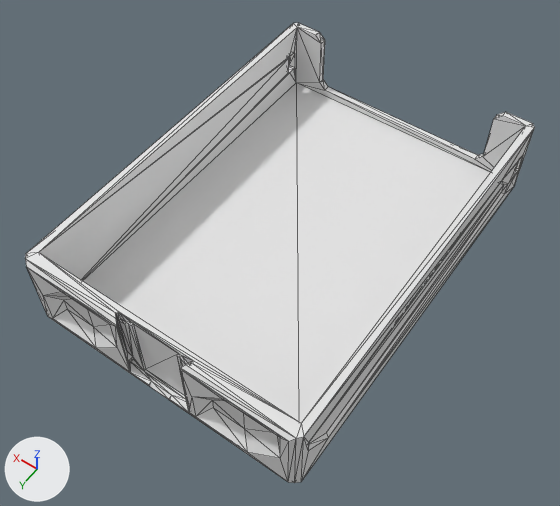
What one commit did to the glTF model parts/115/DecorDrawer_115-1W-05H.lib.glb.
Camera for both pictures: a 50 mm lens placed at (-70.3, 106.3, 158.3), pointed at (-0.7, 8.8, 5.1). Every picture has the same lights, and +X, +Y and +Z are marked at lower left. The first picture is the older version. Mesh edges are drawn as thin lines. Where no turn or scale is listed for an object, it has been applied to the vertices. Vertices at exactly the same position are counted once.

Names of what the first picture shows: 'DecorDrawer_115-1W-05H'.
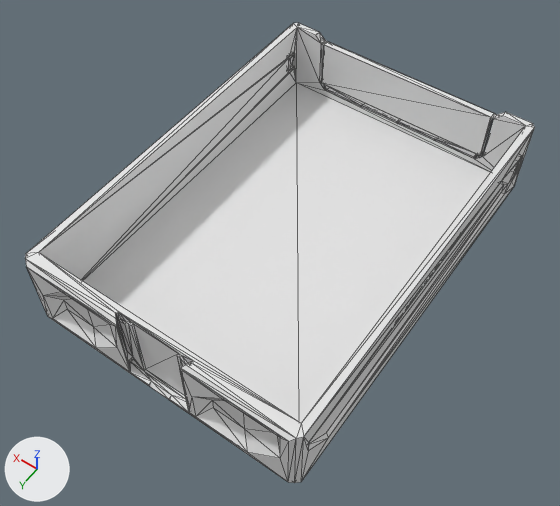
Changed parts and their boxes (x1, y1, x2, y2) in the pictures (560 x 506 px):
part 1 of me_decordrawer_115_1w_05h, added
    after: (289, 54, 295, 71)
part 2 of me_decordrawer_115_1w_05h, added
    after: (320, 41, 497, 159)

What changed in the scene script:
```text
Change me_decordrawer_115_1w_05h:
    used by ob_decordrawer_115_1w_05h; location = (0.0, 0.0, 11.0)
    remove me_decordrawer_115_1w_05h.from_pydata(...)  # 304 vertices, 612 faces; spans x -37.5..37.5, y -54.7..54.7, z -11.0..11.0
    add me_decordrawer_115_1w_05h.from_pydata(...)  # 416 vertices, 848 faces; spans x -37.5..37.5, y -54.6..54.6, z -11.0..11.0
    me_decordrawer_115_1w_05h part 1: a new loose piece of 24 vertices spanning x 35.5..37.5, y -49.4..-46.4, z -2.2..2.2
    me_decordrawer_115_1w_05h part 2
    34 vertices are added at x -27.0..27.0, y -52.2..-50.3, z -7.0..9.0
    6 new vertices lie (0.8, 0.0, 0.0) away from vertices in x -27.0, y -52.2..-50.4, z -5.0..9.0
    8 new vertices lie (-0.8, 0.0, 0.0) away from vertices in x 27.0, y -52.2..-50.4, z -5.0..9.0
    16 new vertices lie (0.0, 1.8, 0.0) away from vertices in x -24.5..24.5, y -52.2, z -7.0..-6.4
    148 new faces join them
    other edits to the shape of me_decordrawer_115_1w_05h do not show in these pictures
```
